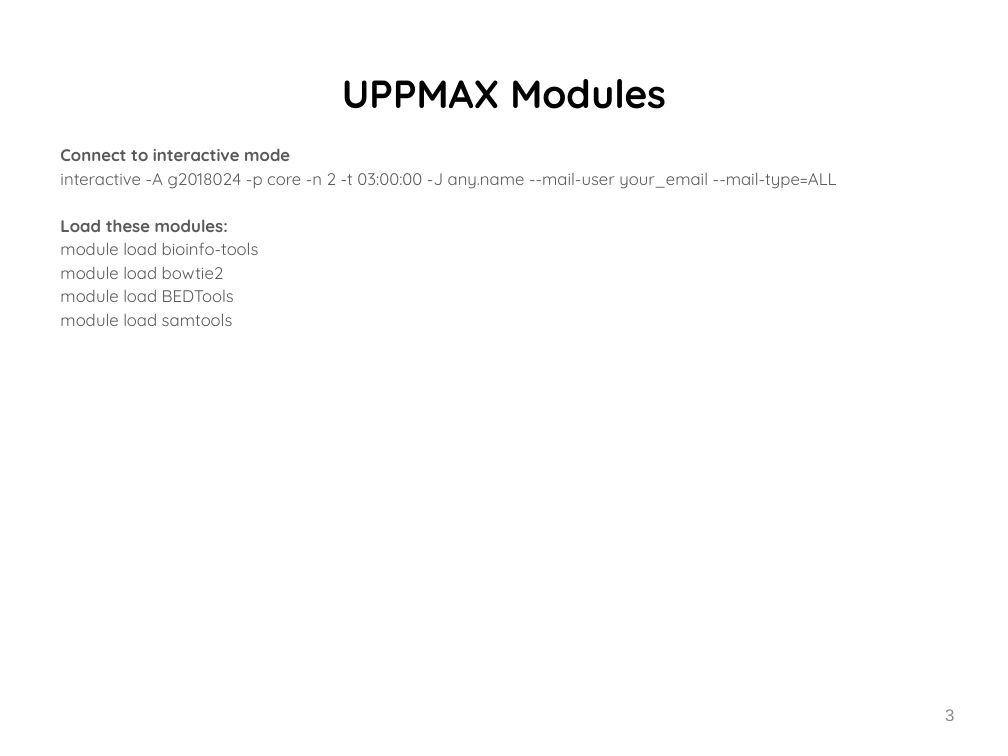
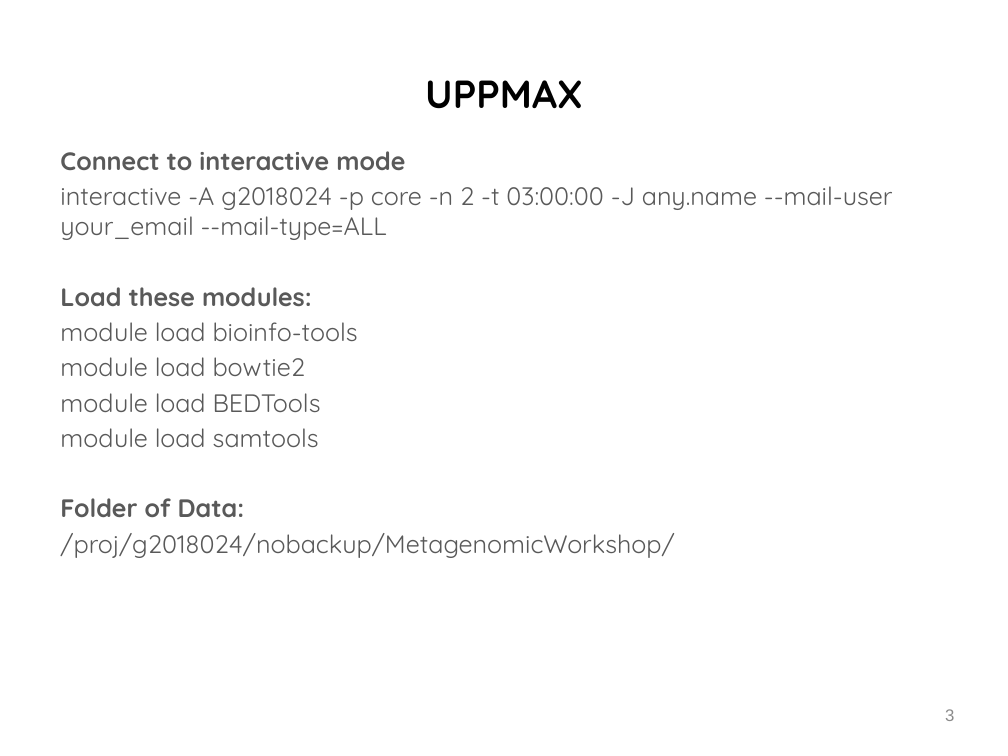
Before and after one commit to sysmedicine/phd2018, a slide deck: slide 3 of Workshop/MetagenomicsWorkshop/Day3_MetagenomicsWorkshop.pptx. Drawn at 1008x756 pixels with LibreOffice and Linux fonts; fonts in the diff are those of the drawing; background and template pictures are left out. Boxes give left, top, right and bottom in pixels: in the first picture for what was removed or moved away, otherwise in the second. Text is boxed around its words. In the diff, an @@ line names an element or a change of style, - is before the commit and + after.

```diff
--- a/Workshop/MetagenomicsWorkshop/Day3_MetagenomicsWorkshop.pptx
+++ b/Workshop/MetagenomicsWorkshop/Day3_MetagenomicsWorkshop.pptx
@@ title at (425,80,583,109): text changed @@
-UPPMAX Modules
+UPPMAX
@@ text at (60,151,893,447): size 12 to 18 pt in "Connect to interactive mode", "interactive -A g2018024 -p core -n 2 ...", "Load these modules:", "module load bioinfo-tools" and 3 more places; more space between paragraphs @@
@@ text at (60,498,674,558): paragraphs added @@
+Folder of Data:
+/proj/g2018024/nobackup/MetagenomicWorkshop/
```
Also in this commit, not shown: 1 slide added, 1 other file.
